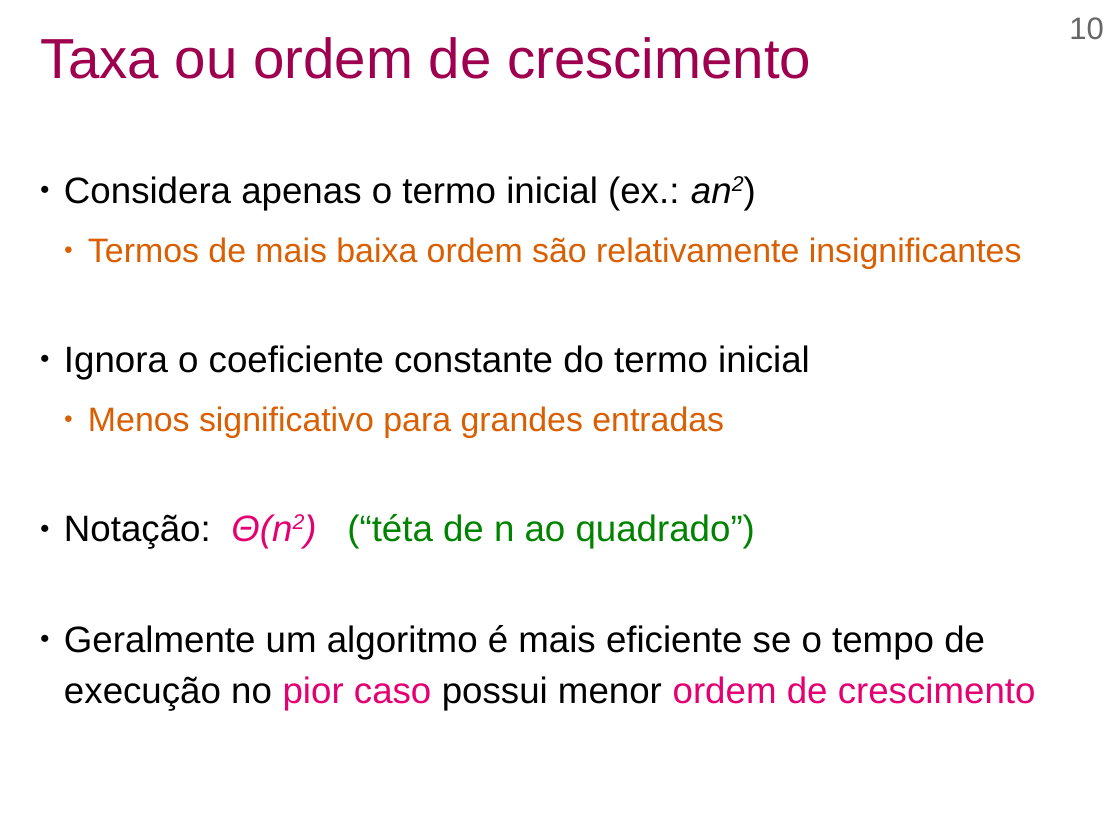
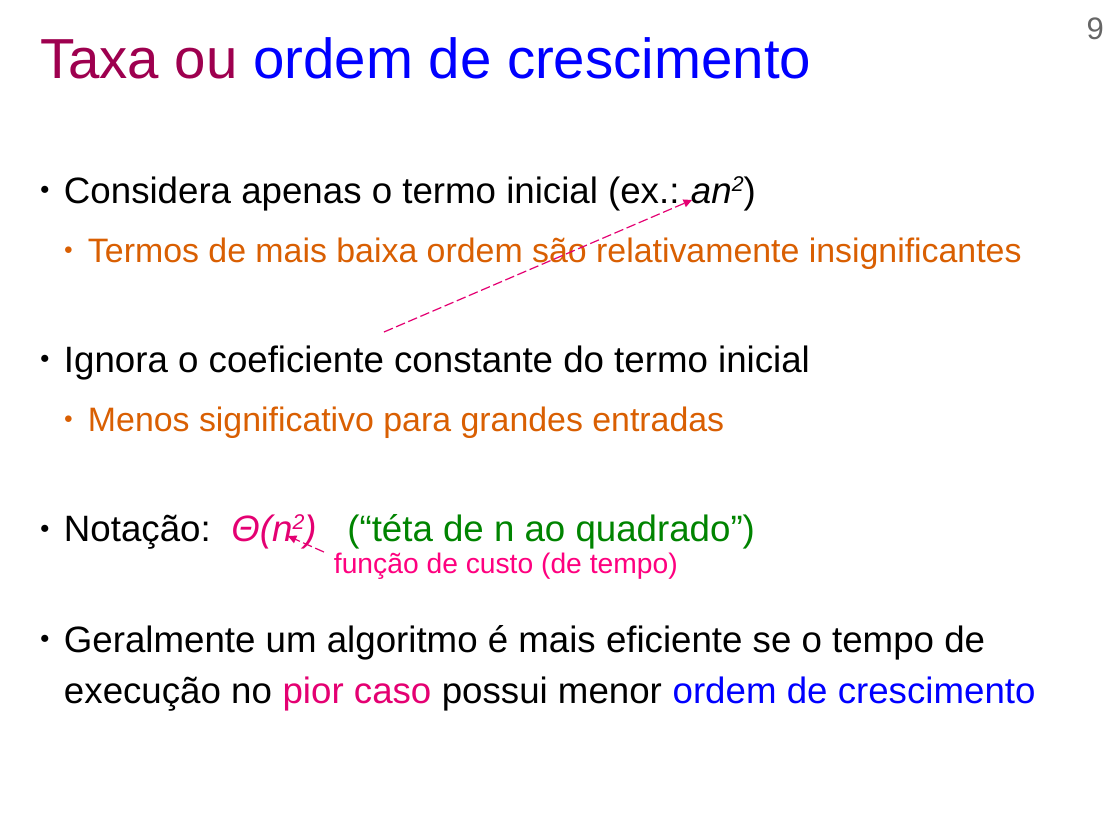
Before and after one commit to efurlanm/teaching, a slide deck: slide 9 of aed/AED-U1S3-Complexidade.odp (slide 10 before the commit). Drawn at 1120x840 pixels with LibreOffice and Linux fonts; fonts in the diff are those of the drawing; background and template pictures are left out. Boxes give left, top, right and bottom in pixels: in the first picture for what was removed or moved away, otherwise in the second. Text is boxed around its words. In the diff, an @@ line names an element or a change of style, - is before the commit and + after.

```diff
--- a/aed/AED-U1S3-Complexidade.odp
+++ b/aed/AED-U1S3-Complexidade.odp
@@ title "Taxa ou ordem de crescimento" at box(40, 37, 811, 79): text colour #9E004F to #0000FF in "ordem de crescimento" @@
@@ page number at box(1087, 17, 1104, 40): text changed @@
-10
+9
@@ arrow added from (384, 332) to (692, 200), #E40072 0.85 pt dashed @@
@@ arrow added from (324, 552) to (288, 537), #E40072 0.85 pt dashed @@
@@ text added at box(334, 552, 678, 579), 20 pt, text #FE007F @@
+função de custo (de tempo)
@@ text at box(64, 625, 1036, 710): text colour #E40072 to #0000FF in "ordem de crescimento" @@
```
Also in this commit, not shown: 6 other slides changed, 1 slide added, 1 slide removed, 1 other file.
